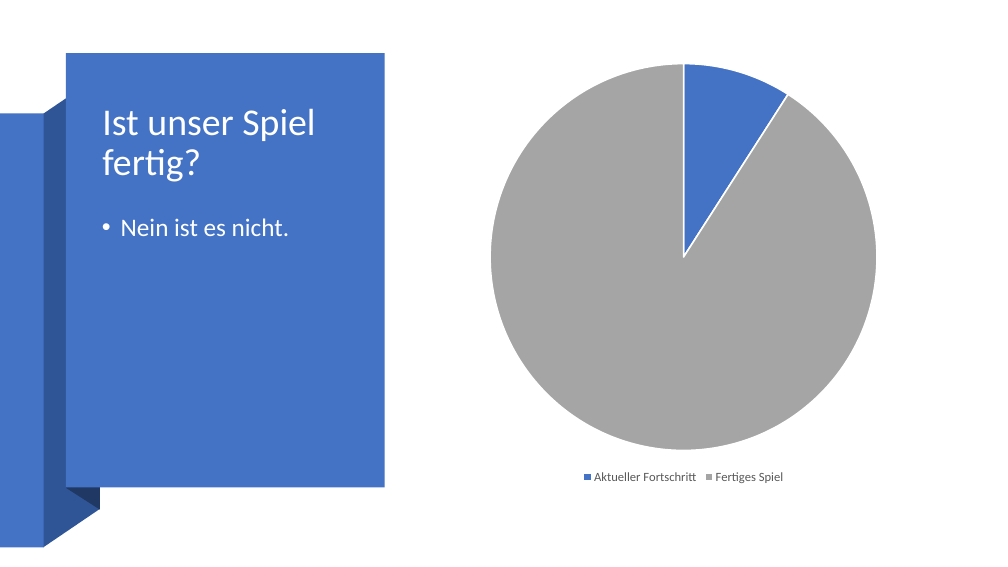
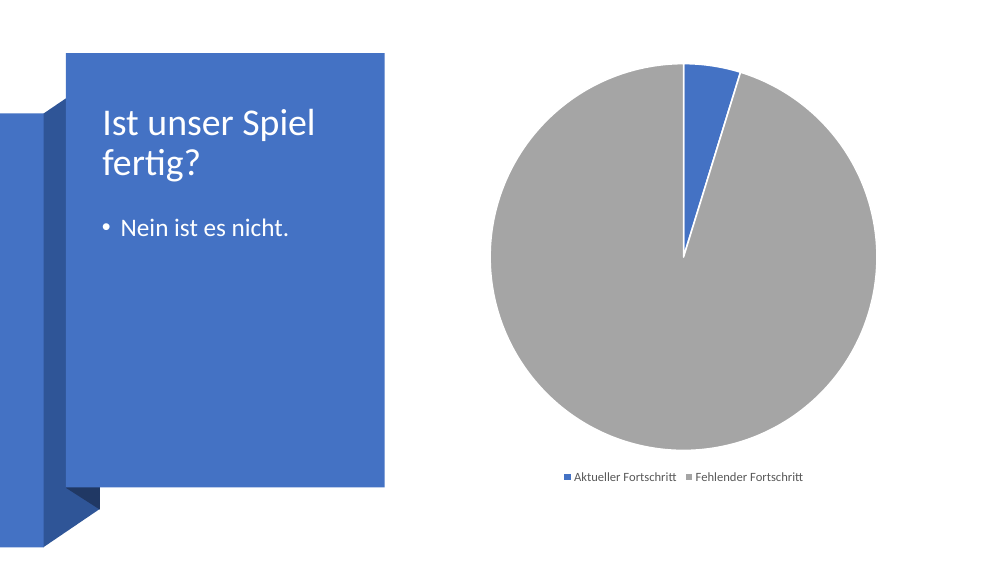
Before and after one commit to FragonGamer/ishjarta, a slide deck: slide 6 of Vermarktung des Spieles_Ishjarta.pptx. Drawn at 1008x567 pixels with LibreOffice and Linux fonts; fonts in the diff are those of the drawing. Boxes give left, top, right and bottom in pixels: in the first picture for what was removed or moved away, otherwise in the second. Text is boxed around its words. In the diff, an @@ line names an element or a change of style, - is before the commit and + after.

```diff
--- a/Vermarktung des Spieles_Ishjarta.pptx
+++ b/Vermarktung des Spieles_Ishjarta.pptx
@@ pie chart at (414,53,954,487) @@
-categories: Aktueller Fortschritt, Fertiges Spiel
+categories: Aktueller Fortschritt, Fehlender Fortschritt
-Series 1: 9, 91
+Series 1: 5, 95
```
Also in this commit, not shown: 4 other slides changed.
